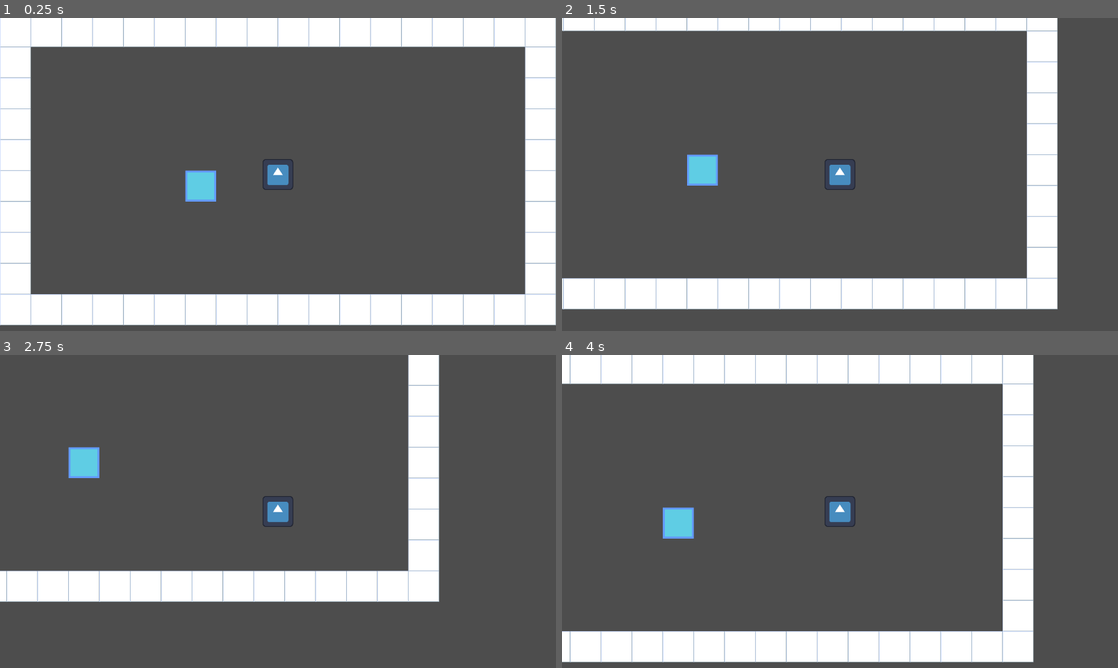
Above: before the commit, frames 1-4 (two rows, left to right).
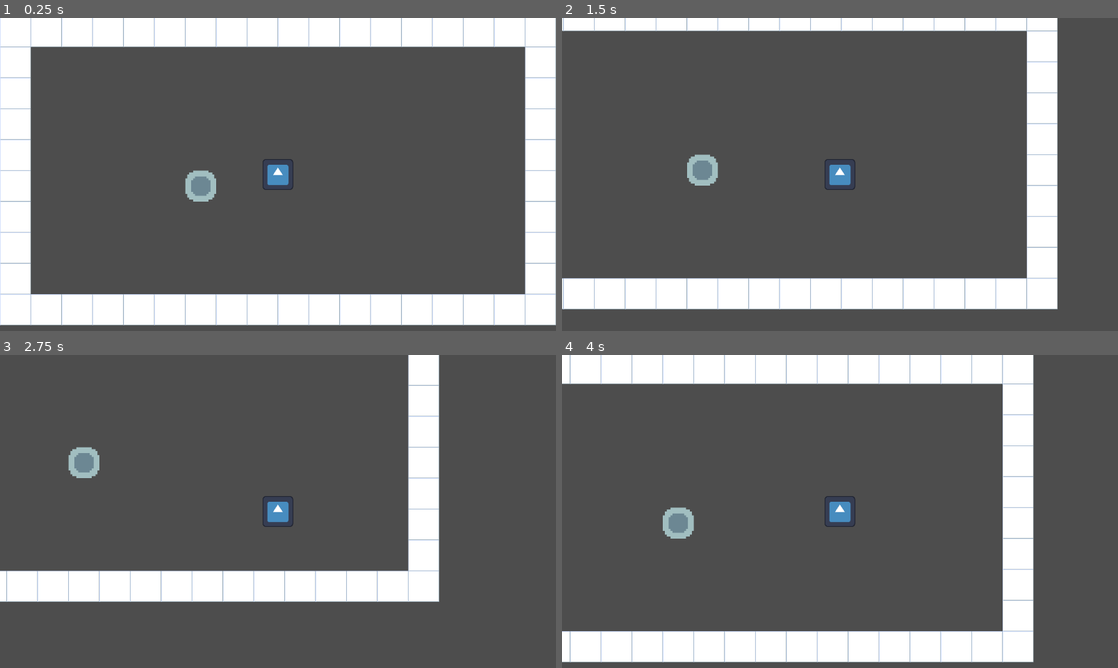
Above: after the commit, the same moments.

Repository: youssefevan/kickoff-jam-fall-2023
Game: Godot game, scene res://scenes/world.tscn
Two runs of this game, one before a commit and one after it. Both use one fixed random seed, a clock stepped at 60 frames per second and the inputs below. The engine's default icon, where the game draws it, is replaced by a stand-in: a white triangle on a blue panel in a dark square.
Inputs:
- Up to frame 1 (0.25 s): no input
- Up to frame 2 (1.5 s): tap Enter at 0.5 s; hold D (right) 0.53-1.28 s; hold S (down) from 1.28 s (still down)
- Up to frame 3 (2.75 s): release S (down) at 2.03 s; hold D (right) from 2.03 s (still down)
- Up to frame 4 (4 s): release D (right) at 2.78 s; hold W (up) 2.78-3.53 s; hold A (left) from 3.53 s (still down)

The runs differ from the first frame. In frame 1, 0.6% of the frame differs, in the area x 33-39%, y 48-59%; in frame 2, 0.6%; in frame 3, 0.5%; in frame 4, 0.6%, in the area x 18-24%, y 48-59%.

Commit message:
Puzzle Tiles (pressure plates)

Diff:
--- a/KickoffJamFall2023/project.godot
+++ b/KickoffJamFall2023/project.godot
@@ -50,7 +50,8 @@
 
 2d_physics/layer_1="Environment"
 2d_physics/layer_2="Player"
-2d_physics/layer_3="Item"
+2d_physics/layer_3="Pushable"
+2d_physics/layer_4="PressurePlate"
 
 [rendering]
 
--- a/KickoffJamFall2023/scenes/boulder_grid.tscn
+++ b/KickoffJamFall2023/scenes/boulder_grid.tscn
@@ -10,6 +10,7 @@
 collision_layer = 4
 collision_mask = 7
 script = ExtResource("1_s66uq")
+type = "Boulder"
 
 [node name="Sprite2D" type="Sprite2D" parent="."]
 scale = Vector2(4, 4)
--- /dev/null
+++ b/KickoffJamFall2023/scenes/puzzle_tile.tscn
@@ -0,0 +1,25 @@
+[gd_scene load_steps=4 format=3 uid="uid://bi1m0m1q168iq"]
+
+[ext_resource type="Script" path="res://scripts/puzzle_tile.gd" id="1_dybfd"]
+[ext_resource type="Texture2D" uid="uid://d2wcagbi1lrgs" path="res://sprites/pressure_plates.png" id="2_tsxho"]
+
+[sub_resource type="RectangleShape2D" id="RectangleShape2D_yypqc"]
+size = Vector2(16, 16)
+
+[node name="PuzzleTile" type="Area2D"]
+z_index = -1
+collision_layer = 8
+collision_mask = 7
+script = ExtResource("1_dybfd")
+type = "Boulder"
+
+[node name="Sprite" type="Sprite2D" parent="."]
+scale = Vector2(4, 4)
+texture = ExtResource("2_tsxho")
+hframes = 2
+
+[node name="Collider" type="CollisionShape2D" parent="."]
+shape = SubResource("RectangleShape2D_yypqc")
+
+[connection signal="area_entered" from="." to="." method="_on_area_entered"]
+[connection signal="area_exited" from="." to="." method="_on_area_exited"]
--- /dev/null
+++ b/KickoffJamFall2023/scenes/puzzle_tile_boulder.tscn
@@ -0,0 +1,5 @@
+[gd_scene load_steps=2 format=3 uid="uid://lxxugw4k43hd"]
+
+[ext_resource type="PackedScene" uid="uid://bi1m0m1q168iq" path="res://scenes/puzzle_tile.tscn" id="1_m3j0m"]
+
+[node name="PuzzleTileBoulder" instance=ExtResource("1_m3j0m")]
--- /dev/null
+++ b/KickoffJamFall2023/scenes/puzzle_tile_torch.tscn
@@ -0,0 +1,10 @@
+[gd_scene load_steps=3 format=3 uid="uid://do441gpj1d4po"]
+
+[ext_resource type="PackedScene" uid="uid://bi1m0m1q168iq" path="res://scenes/puzzle_tile.tscn" id="1_ojpvm"]
+[ext_resource type="Texture2D" uid="uid://drdpwlxpe3ksd" path="res://sprites/torch_pressure_plate.png" id="2_ale31"]
+
+[node name="PuzzleTileTorch" instance=ExtResource("1_ojpvm")]
+type = "Torch"
+
+[node name="Sprite" parent="." index="0"]
+texture = ExtResource("2_ale31")
--- a/KickoffJamFall2023/scenes/torch.tscn
+++ b/KickoffJamFall2023/scenes/torch.tscn
@@ -10,6 +10,7 @@
 collision_layer = 4
 collision_mask = 7
 script = ExtResource("1_se3p5")
+type = "Torch"
 
 [node name="Sprite" type="Sprite2D" parent="."]
 scale = Vector2(4, 4)
--- a/KickoffJamFall2023/scenes/world_grid.tscn
+++ b/KickoffJamFall2023/scenes/world_grid.tscn
@@ -1,9 +1,11 @@
-[gd_scene load_steps=5 format=3 uid="uid://vkcmqy6a3fvx"]
+[gd_scene load_steps=7 format=3 uid="uid://vkcmqy6a3fvx"]
 
 [ext_resource type="PackedScene" uid="uid://xkm7yrbouirx" path="res://scenes/player_grid.tscn" id="1_sqhh3"]
 [ext_resource type="PackedScene" uid="uid://in17ywkbxbmc" path="res://scenes/tile_map.tscn" id="2_64l1k"]
 [ext_resource type="PackedScene" uid="uid://lapt7kiatri8" path="res://scenes/boulder_grid.tscn" id="3_0cos2"]
 [ext_resource type="PackedScene" uid="uid://cn75vhws468m5" path="res://scenes/torch.tscn" id="4_s67g7"]
+[ext_resource type="PackedScene" uid="uid://lxxugw4k43hd" path="res://scenes/puzzle_tile_boulder.tscn" id="5_i8gwd"]
+[ext_resource type="PackedScene" uid="uid://do441gpj1d4po" path="res://scenes/puzzle_tile_torch.tscn" id="6_15lub"]
 
 [node name="WorldGrid" type="Node2D"]
 
@@ -11,7 +13,7 @@
 position = Vector2(384, 192)
 
 [node name="TileMap" parent="." instance=ExtResource("2_64l1k")]
-layer_0/tile_data = PackedInt32Array(0, 0, 0, 65536, 0, 0, 1 …(621 unchanged characters)… 262145, 0, 0, 262146, 0, 0, 262147, 0, 0)
+layer_0/tile_data = PackedInt32Array(0, 0, 0, 65536, 0, 0, 1 …(621 unchanged characters)… 262145, 0, 0, 262146, 0, 0, 262147, 0, 0, 393229, 0, 0, 458765, 0, 0, 524301, 0, 0, 65551, 0, 0, 131087, 0, 0, 131088, 0, 0, 65552, 0, 0)
 
 [node name="BoulderGrid" parent="." instance=ExtResource("3_0cos2")]
 position = Vector2(576, 256)
@@ -21,3 +23,9 @@
 
 [node name="BoulderGrid2" parent="." instance=ExtResource("3_0cos2")]
 position = Vector2(704, 256)
+
+[node name="PuzzleTileBoulder" parent="." instance=ExtResource("5_i8gwd")]
+position = Vector2(640, 448)
+
+[node name="PuzzleTileTorch" parent="." instance=ExtResource("6_15lub")]
+position = Vector2(248, 448)
--- a/KickoffJamFall2023/entity.gd
+++ b/KickoffJamFall2023/scripts/entity.gd
@@ -4,6 +4,8 @@
 var tile_size = 64
 var animation_speed = 10
 var moving = false
+
+@export_enum("Boulder", "Torch") var type : String
 
 var inputs = {"right": Vector2.RIGHT,
 			"left": Vector2.LEFT,
--- /dev/null
+++ b/KickoffJamFall2023/scripts/puzzle_tile.gd
@@ -0,0 +1,10 @@
+extends Entity
+class_name PuzzleTile
+
+func _on_area_entered(area):
+	if area is Pushable:
+		if area.type == type:
+			$Sprite.frame = 1
+
+func _on_area_exited(area):
+	$Sprite.frame = 0
Binary file changed: KickoffJamFall2023/sprites/boulder.png
Binary file changed: KickoffJamFall2023/sprites/player.png
Binary file added: KickoffJamFall2023/sprites/pressure_plates.png
Not shown, added: KickoffJamFall2023/sprites/pressure_plates.png.import
Binary file changed: KickoffJamFall2023/sprites/torch.png
Binary file added: KickoffJamFall2023/sprites/torch_pressure_plate.png
Not shown, added: KickoffJamFall2023/sprites/torch_pressure_plate.png.import
